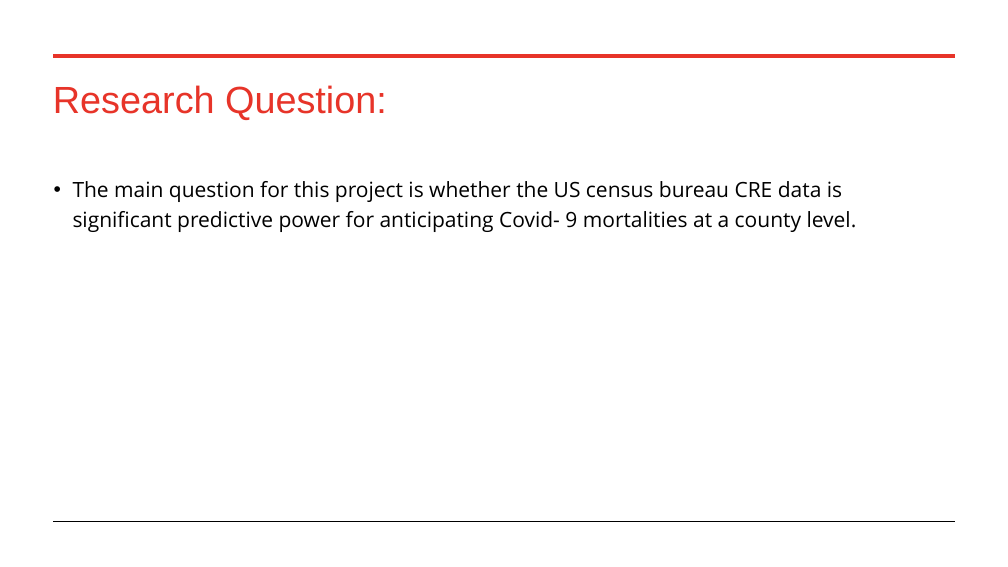
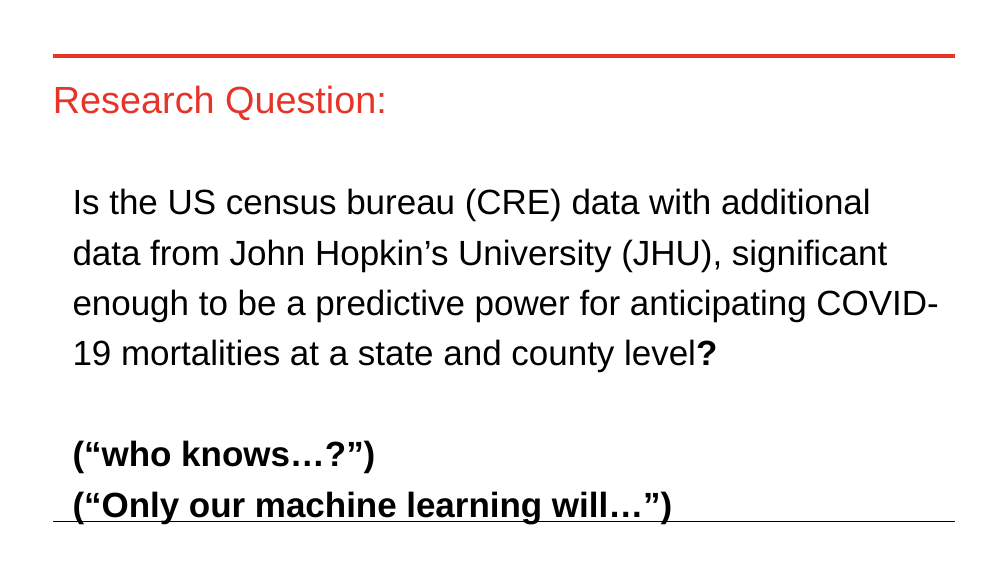
Before and after one commit to raksnotes/Final-Capstone-, a slide deck: slide 2 of FinalCapstonePP.pptx (slide 6 before the commit). Drawn at 1008x567 pixels with LibreOffice and Linux fonts; fonts in the diff are those of the drawing. Boxes give left, top, right and bottom in pixels: in the first picture for what was removed or moved away, otherwise in the second. Text is boxed around its words. In the diff, an @@ line names an element or a change of style, - is before the commit and + after.

```diff
--- a/FinalCapstonePP.pptx
+++ b/FinalCapstonePP.pptx
@@ text at (x1=73, y1=188, x2=938, y2=523): text changed; size 15 to 25 pt; font Open Sans to Arial @@
-• The main question for this project is whether the US census bureau CRE data is significant predictive power for anticipating Covid- 9 mortalities at a county level.
+Is the US census bureau (CRE) data with additional data from John Hopkin’s University (JHU), significant enough to be a predictive power for anticipating COVID- 19 mortalities at a state and county level?
+(“who knows…?”)
+(“Only our machine learning will…”)
```
Also in this commit, not shown: 7 other slides changed, 5 slides added, 2 slides removed, 9 other files.
